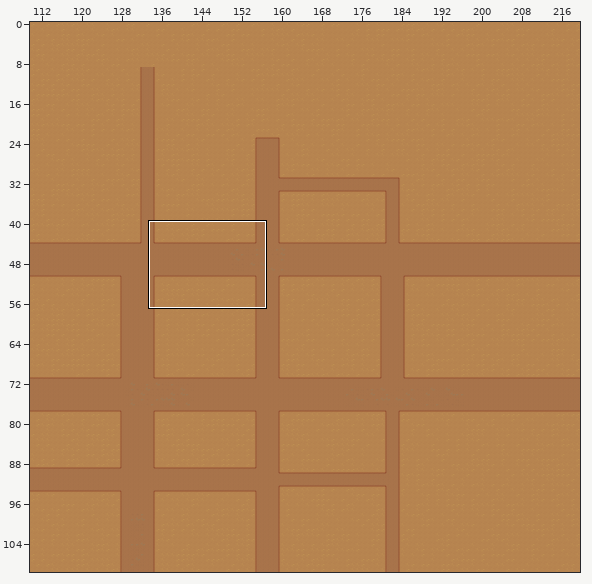
Level history. Tiled map: Assets/tileFiles/AstralaProper.tmx. The first picture is a wide view before the edit; the outline marks the close-up.
Close-up. Earlier state:
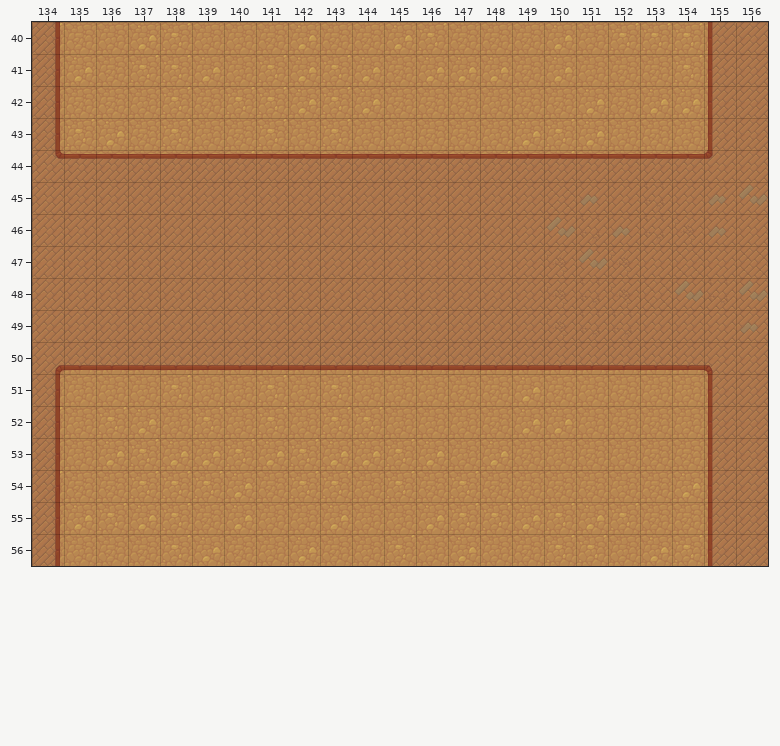
Cells are 64x64 px. Shown: x 134..156, y 40..56. The commit also changed other parts of the map, which this record leaves out.
Now the later version:
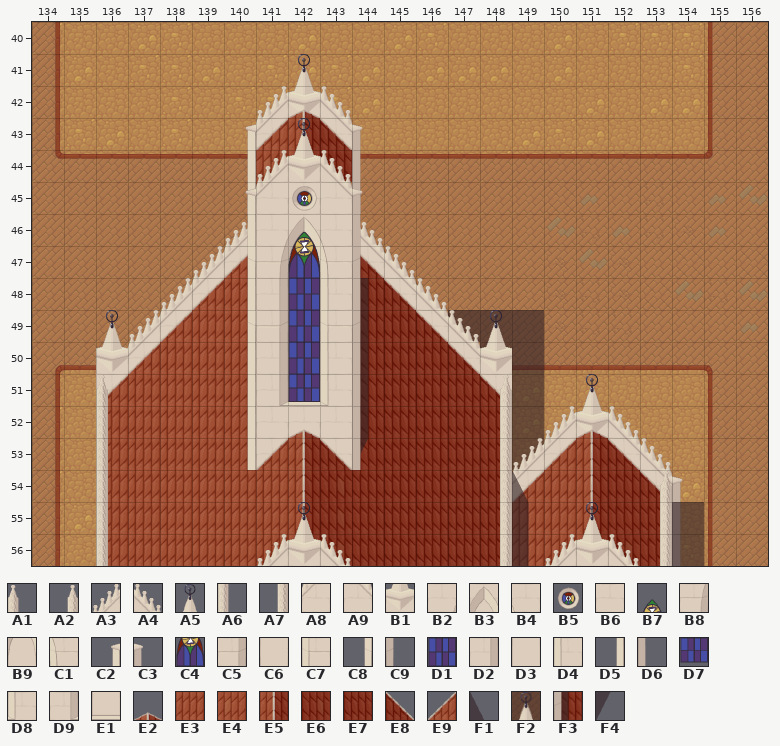
Key: from "ChurchExtTiles": A1 0, A2 1, A3 2, A4 3, A5 4, A6 8, A7 9, A8 10, A9 11, B1 12, B2 16, B3 17, B4 18, B5 20, B6 21, B7 22, B8 24, B9 25, C1 26, C2 28, C3 29, C4 30, C5 32, C6 33, C7 34, C8 36, C9 37, D1 38, D2 40, D3 41, D4 42, D5 44, D6 45, D7 46, D8 47, D9 54, E1 55; from "GenericRedBuildingTiles": E2 23, E3 28, E4 29, E5 30, E6 31, E7 32, E8 33, E9 40; from "buildingDropShadows": F1 0, F2 2, F3 5, F4 8.
__ is an empty cell.
Tiles of an added or newly shown layer are drawn over the layers below it.
See-through tiles are keyed as they look on the map.
The commit says: Added Buildings to the Tiled version of astrala proper, plus shadows.
The edit:
Changed rows in their new state; .. is an unchanged cell.
Layer "roofs" (added):
first column x 136:
41 .. .. .. .. .. .. A5 .. .. .. .. .. .. .. .. .. .. .. ..
42 .. .. .. .. .. A3 B1 A4 .. .. .. .. .. .. .. .. .. .. ..
43 .. .. .. .. C2 A8 E5 A9 C3 .. .. .. .. .. .. .. .. .. ..
44 .. .. .. .. D5 E4 E5 E7 D6 .. .. .. .. .. .. .. .. .. ..
45 .. .. .. .. D5 E4 .. .. D6 .. .. .. .. .. .. .. .. .. ..
46 .. .. .. .. A3 .. .. .. A4 .. .. .. .. .. .. .. .. .. ..
47 .. .. .. A3 A8 .. .. .. A9 A4 .. .. .. .. .. .. .. .. ..
48 .. .. A3 A8 E3 .. .. .. E7 A9 A4 .. .. .. .. .. .. .. ..
49 A5 A3 A8 E3 E3 C5 C6 C7 E7 E7 A9 .. .. .. .. .. .. .. ..
50 B1 A8 E3 E3 E3 D2 D3 D4 E7 E7 E7 A9 .. .. .. .. .. .. ..
51 B6 E3 E3 E3 E3 D9 E1 D8 E7 E7 E7 E7 B6 .. .. A5 .. .. ..
52 E3 E3 E3 E3 E3 B6 B6 B6 E7 E7 E7 E7 E7 .. A3 B1 A4 .. ..
53 E3 E3 E3 E3 E3 B6 E5 B6 E7 E7 E7 E7 E7 .. A8 E5 A9 A4 ..
54 E3 E3 E3 E3 E3 E3 E5 E6 E7 E7 E7 E7 E7 A8 E3 E5 E7 A9 ..
55 E3 E3 E3 E3 E3 E3 E5 E6 E7 E7 E7 E7 E7 E3 E3 E5 E7 E7 D6
56 E3 E3 E3 E3 E3 E3 E5 E6 E7 E7 E7 E7 E7 E3 E3 E5 E6 E7 D6
Layer "shadows":
first column x 144:
48 F3 .. .. .. .. .. .. .. .. .. ..
49 F3 .. .. F2 F2 F2 .. .. .. .. ..
50 F3 .. .. .. F2 F2 .. .. .. .. ..
51 F3 .. .. .. .. F2 .. .. .. .. ..
52 F3 .. .. .. .. F2 .. .. .. .. ..
53 F4 .. .. .. .. F2 .. .. .. .. ..
55 .. .. .. .. .. .. .. .. .. .. F2
56 .. .. .. .. .. .. .. .. .. .. F2
Layer "roofs2" (added):
first column x 136:
42 .. .. .. .. .. .. E2 .. .. .. .. .. .. .. .. .. .. ..
43 .. .. .. .. .. E9 A5 E8 .. .. .. .. .. .. .. .. .. ..
44 .. .. .. .. .. A3 B1 A4 .. .. .. .. .. .. .. .. .. ..
45 .. .. .. .. C2 A8 B6 A9 C3 .. .. .. .. .. .. .. .. ..
46 .. .. .. .. D5 B2 B3 B4 D6 .. .. .. .. .. .. .. .. ..
47 .. .. .. .. E9 B8 B9 C1 E8 .. .. .. .. .. .. .. .. ..
48 .. .. .. E9 D5 D2 D3 D4 D6 E8 .. .. .. .. .. .. .. ..
49 .. .. E9 .. C8 .. .. .. C9 .. E8 A4 A5 .. .. .. .. ..
50 .. E9 .. .. D5 .. .. .. D6 .. .. E8 B1 .. .. .. .. ..
51 E9 .. .. .. D5 .. .. .. D6 .. .. .. E8 .. .. .. .. ..
52 A6 .. .. .. D5 .. E2 .. D6 .. .. .. A7 .. .. E2 .. ..
53 A6 .. .. .. D5 E9 .. E8 D6 .. .. .. A7 A3 E9 .. E8 ..
54 A6 .. .. .. .. .. .. .. .. .. .. .. A7 E9 .. .. .. E8
55 A6 .. .. .. .. .. A5 .. .. .. .. .. A7 .. .. A5 .. A7
56 A6 .. .. .. .. A3 B1 A4 .. .. .. .. A7 .. A3 B1 A4 A7
Layer "roofs3" (added):
first column x 136:
45 .. .. .. .. .. .. B5 .. .. .. .. .. .. .. .. .. .. .. ..
46 .. .. .. .. .. .. B7 .. .. .. .. .. .. .. .. .. .. .. ..
47 .. .. .. .. C8 .. C4 .. C9 .. .. .. .. .. .. .. .. .. ..
48 .. .. .. .. .. .. D1 .. .. .. .. .. .. .. .. .. .. .. ..
49 .. .. .. .. .. .. D1 .. .. .. .. .. .. .. .. .. .. .. ..
50 .. .. .. .. .. .. D1 .. .. .. .. .. .. .. .. .. .. .. ..
51 A1 .. .. .. .. .. D7 .. .. .. .. .. A2 .. .. .. .. .. ..
54 .. .. .. .. .. .. .. .. .. .. .. .. .. F1 .. .. .. A2 C3
55 .. .. .. .. .. .. .. .. .. .. .. .. .. F3 .. .. .. .. ..
56 .. .. .. .. .. .. .. .. .. .. .. .. .. F3 .. .. .. .. ..
